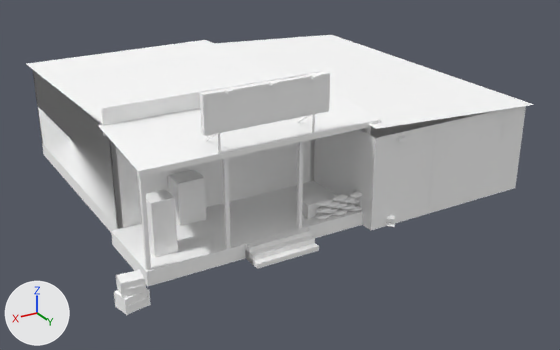
An edit to the OBJ model Assets/models/maps/riverside/riverside_store.obj, drawn before and after from the same camera.
One viewpoint serves both versions: a 50 mm lens placed at (211.0, 232.0, 478.0), pointed at (-341.0, -688.0, 18.0). Lighting does not change. The marker at lower left points along +X, +Y and +Z. The older version comes first. Where no turn or scale is listed for an object, it has been applied to the vertices. Vertices at exactly the same position are counted once.

The scene before the commit, as lines of its bpy script (objects in view):
```python
me_riverside_store = bpy.data.meshes.new('riverside_store')
me_riverside_store.from_pydata(...)  # 1825 vertices, 2626 faces; spans x -648.0..-12.0, y -1008.0..-475.0, z 0.0..228.0
me_riverside_store.materials.append(mat_rs_boards_dark)  # white #ffffff
me_riverside_store.materials.append(mat_rs_concrete)  # white #ffffff
me_riverside_store.materials.append(mat_rs_crate)  # white #ffffff
me_riverside_store.materials.append(mat_rs_dark)  # white #ffffff
me_riverside_store.materials.append(mat_rs_fridge)  # white #ffffff
me_riverside_store.materials.append(mat_rs_lamp_cool)  # white #ffffff
me_riverside_store.materials.append(mat_rs_lamp_sodium)  # white #ffffff
me_riverside_store.materials.append(mat_rs_lamp_warm)  # white #ffffff
me_riverside_store.materials.append(mat_rs_lit)  # white #ffffff
me_riverside_store.materials.append(mat_rs_paint_red)  # white #ffffff
me_riverside_store.materials.append(mat_rs_paint_white)  # white #ffffff
me_riverside_store.materials.append(mat_rs_plywood)  # white #ffffff
me_riverside_store.materials.append(mat_rs_porch_light)  # white #ffffff
me_riverside_store.materials.append(mat_rs_roof)  # white #ffffff
me_riverside_store.materials.append(mat_rs_sandbag)  # white #ffffff
me_riverside_store.materials.append(mat_rs_signs)  # white #ffffff
me_riverside_store.materials.append(mat_rs_steel)  # white #ffffff
me_riverside_store.materials.append(mat_rs_wood)  # white #ffffff
ob_riverside_store = bpy.data.objects.new('riverside_store', me_riverside_store)
ob_riverside_store.location = (0.0, 0.0, 0.0)
```
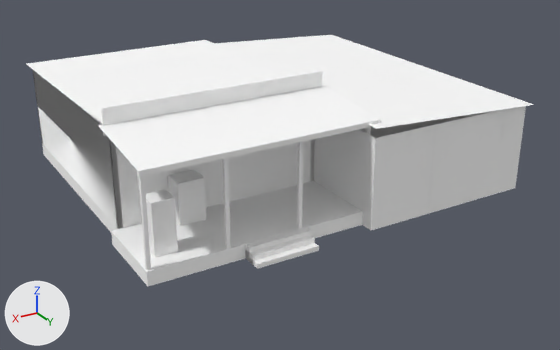
What differs and where, as boxes (x1, y1, x2, y2) in the pictures (560 x 350 px):
'riverside_store', reshaped (11% shorter)
    before: (26, 35, 534, 316)
    after: (26, 35, 534, 286)
part 1 of me_riverside_store, deleted
    before: (114, 72, 407, 316)

Edits to the bpy script that builds the scene:
```text
Change me_riverside_store:
    used by ob_riverside_store; location = (0.0, 0.0, 0.0)
    remove me_riverside_store.from_pydata(...)  # 1825 vertices, 2626 faces; spans x -648.0..-12.0, y -1008.0..-475.0, z 0.0..228.0
    add me_riverside_store.from_pydata(...)  # 295 vertices, 370 faces; spans x -648.0..-56.0, y -1008.0..-490.0, z 0.0..186.0
    me_riverside_store part 1: 99 loose pieces with 1530 vertices, spanning x -416.0..-12.0, y -950.0..-475.0, z 0.0..228.0, are deleted
    remove me_riverside_store.materials.append(mat_rs_crate)  # white #ffffff
    remove me_riverside_store.materials.append(mat_rs_lamp_sodium)  # white #ffffff
    remove me_riverside_store.materials.append(mat_rs_lamp_warm)  # white #ffffff
    remove me_riverside_store.materials.append(mat_rs_porch_light)  # white #ffffff
    remove me_riverside_store.materials.append(mat_rs_sandbag)  # white #ffffff
```
